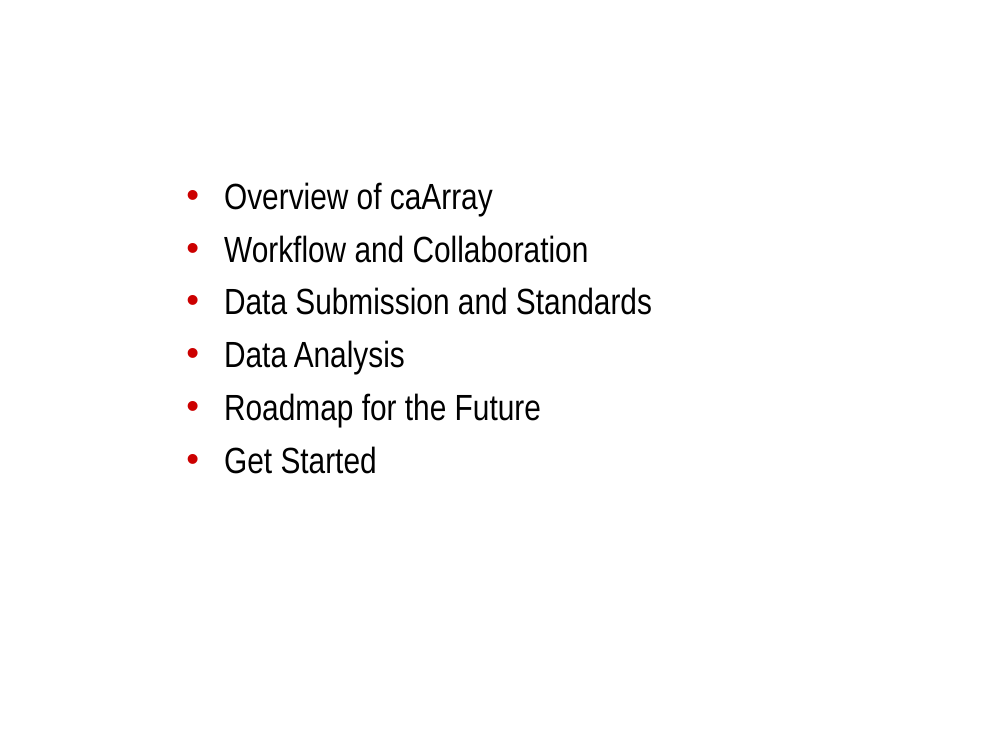
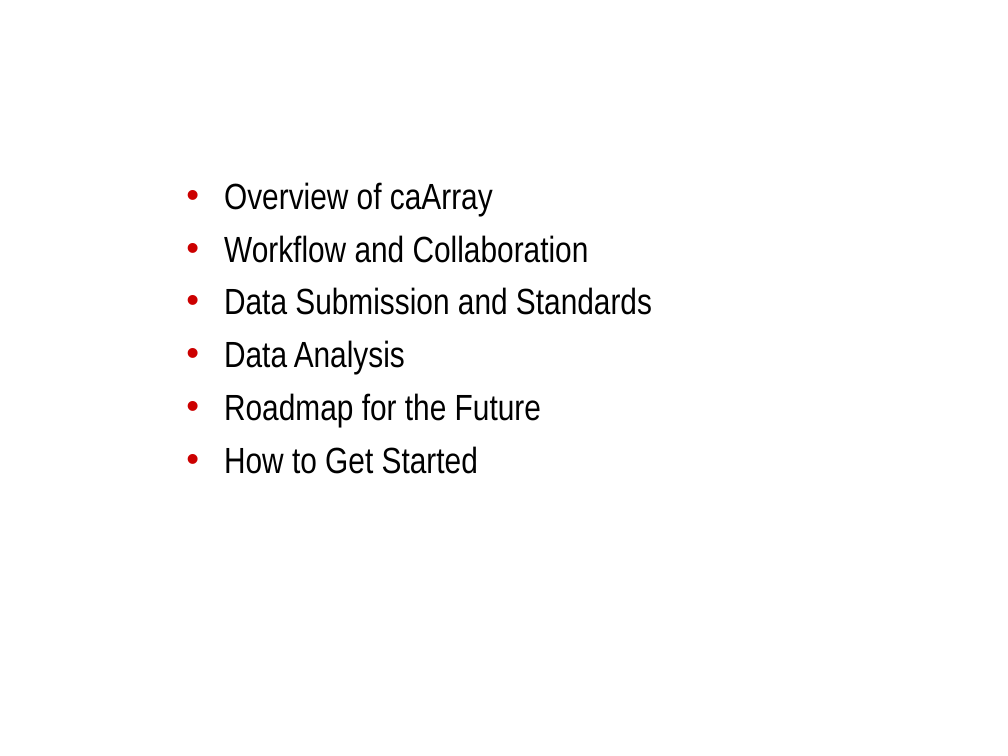
Before and after one commit to NCIP/caarray-docs, a slide deck: slide 2 of project_management/open_meetings/caArray_at_caBIG_meeting_NCI_Frederick_2009.ppt. Drawn at 1008x756 pixels with LibreOffice and Linux fonts; fonts in the diff are those of the drawing; background and template pictures are left out. Boxes give left, top, right and bottom in pixels: in the first picture for what was removed or moved away, otherwise in the second. Text is boxed around its words. In the diff, an @@ line names an element or a change of style, - is before the commit and + after.

```diff
--- a/project_management/open_meetings/caArray_at_caBIG_meeting_NCI_Frederick_2009.ppt
+++ b/project_management/open_meetings/caArray_at_caBIG_meeting_NCI_Frederick_2009.ppt
@@ text at (x1=224, y1=446, x2=478, y2=474): text changed @@
-• Get Started
+• How to Get Started
```
Also in this commit, not shown: 8 other slides changed.
